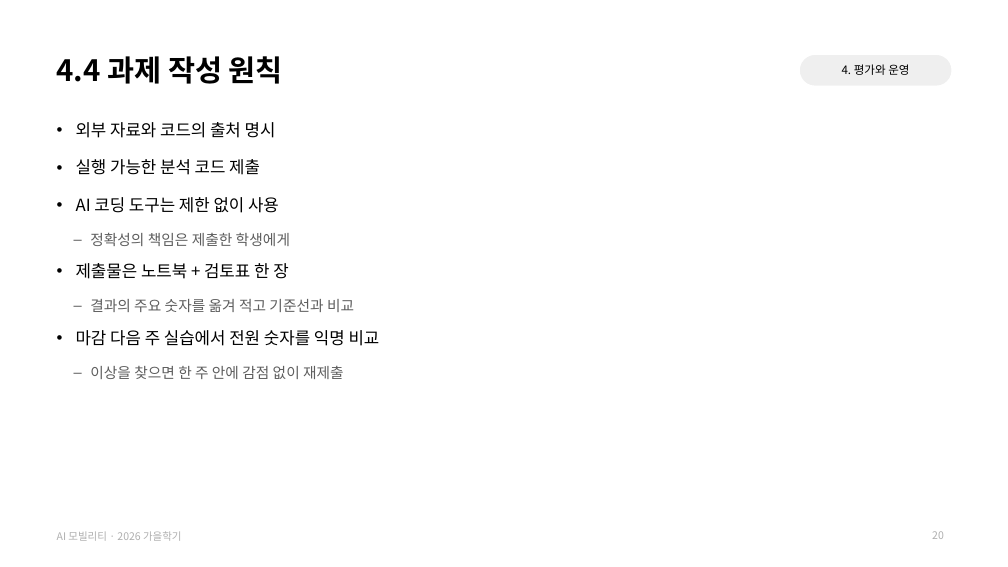
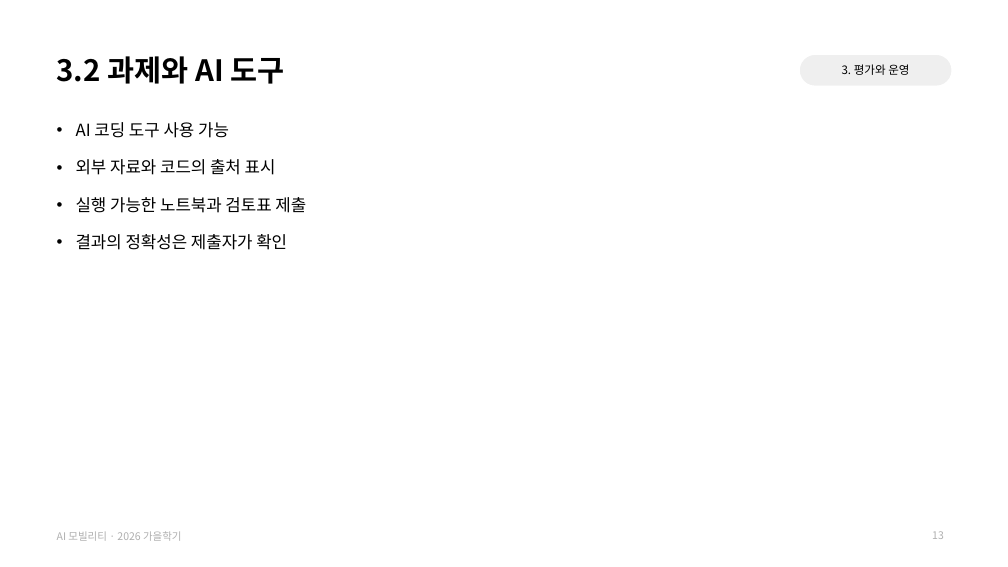
Before and after one commit to jihoyeo/ai-mobility, a slide deck: slide 13 of slides/week01/AI모빌리티_01_오리엔테이션.pptx (slide 20 before the commit). Drawn at 1008x567 pixels with LibreOffice and Linux fonts; fonts in the diff are those of the drawing. Boxes give left, top, right and bottom in pixels: in the first picture for what was removed or moved away, otherwise in the second. Text is boxed around its words. In the diff, an @@ line names an element or a change of style, - is before the commit and + after.

```diff
--- a/slides/week01/AI모빌리티_01_오리엔테이션.pptx
+++ b/slides/week01/AI모빌리티_01_오리엔테이션.pptx
@@ title at bbox=[57, 56, 284, 84]: text changed @@
-4.4 과제 작성 원칙
+3.2 과제와 AI 도구
@@ text at bbox=[842, 64, 909, 75]: text changed @@
-4. 평가와 운영
+3. 평가와 운영
@@ text at bbox=[76, 122, 306, 250]: text changed @@
-• 외부 자료와 코드의 출처 명시
-• 실행 가능한 분석 코드 제출
-• AI 코딩 도구는 제한 없이 사용
-  – 정확성의 책임은 제출한 학생에게
-• 제출물은 노트북 + 검토표 한 장
-  – 결과의 주요 숫자를 옮겨 적고 기준선과 비교
-• 마감 다음 주 실습에서 전원 숫자를 익명 비교
-  – 이상을 찾으면 한 주 안에 감점 없이 재제출
+• AI 코딩 도구 사용 가능
+• 외부 자료와 코드의 출처 표시
+• 실행 가능한 노트북과 검토표 제출
+• 결과의 정확성은 제출자가 확인
@@ page number at bbox=[932, 531, 944, 539]: text changed @@
-20
+13
```
Also in this commit, not shown: 13 other slides changed, 2 slides added, 12 slides removed, 20 other files.
